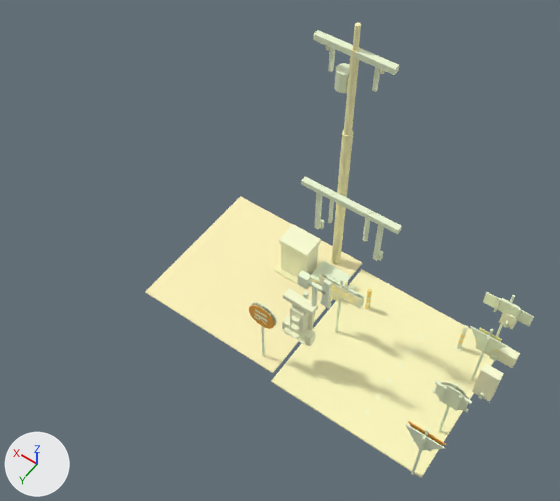
What one commit did to the glTF model exports/gltf/scene_night_retroreflection.glb.
Camera for both pictures: a camera (50 mm lens) standing at (-3.28, 9.04, 16.24) and looking at (2.8, 0.52, 2.86). Every picture has the same lights, and +X, +Y and +Z are marked at lower left. The older version comes first.

In view in the first picture: 'base', 'base.001', 'beam', 'body', 'crossarm', 'hood', 'housing.001', 'shaft_lower', 'shaft_upper' and 52 more.
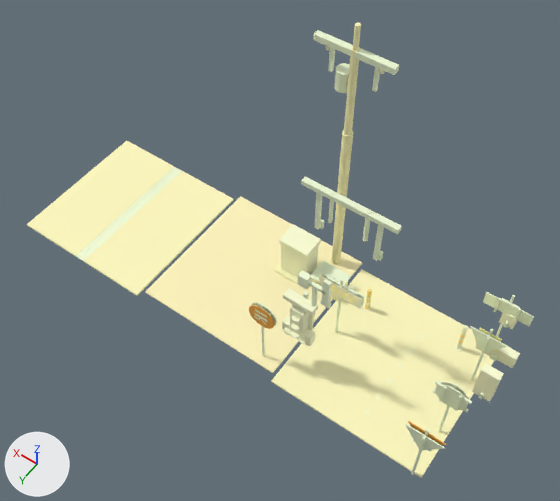
What differs and where, as boxes (x1, y1, x2, y2) in the pictures (560 x 501 px):
'deck_left', added (beige): after (84, 171, 233, 296)
'deck_right', added (beige): after (27, 141, 174, 257)
'joint_plate_right', added: after (74, 167, 178, 258)
'joint_plate_left', added: after (81, 169, 182, 261)
'joint_gap', added: after (79, 169, 179, 259)

The change, as a diff of the scene's bpy script:
```diff
--- a/exports/gltf/scene_night_retroreflection.glb.py
+++ b/exports/gltf/scene_night_retroreflection.glb.py
@@ me_joint_plate_right @@
+me_joint_plate_right.from_pydata(...)  # a box spanning x 8.23..8.41, y -2.0..2.0, z 0.02..0.04
+me_joint_plate_right.materials.append(mat_mat_metal_galvanized)  # pale green #f3ffda
@@ me_joint_gap @@
+me_joint_gap.from_pydata([(8.16, -2.0, 0.02), (8.24, -2.0, 0.02), (8.24, -2.0, 0.03), (8.16, -2.0, 0.03), (8.24, 2.0, 0.02), (8.16, 2.0, 0.02), (8.16, 2.0, 0.03), (8.24, 2.0, 0.03)], [], [(0, 1, 2), (0, 2, 3), (4, 5, 6), (4, 6, 7), (5, 0, 3), (5, 3, 6), (1, 4, 7), (1, 7, 2), (3, 2, 7), (3, 7, 6), (5, 4, 1), (5, 1, 0)])
+me_joint_gap.materials.append(mat_mat_sign_black)  # beige #fdffd4
@@ me_joint_plate_left @@
+me_joint_plate_left.from_pydata(...)  # a box spanning x 7.99..8.17, y -2.0..2.0, z 0.02..0.04
+me_joint_plate_left.materials.append(mat_mat_metal_galvanized)  # pale green #f3ffda
@@ me_deck_right @@
+me_deck_right.from_pydata(...)  # a box spanning x 8.34..10.2, y -2.0..2.0, z 0.0..0.05
+me_deck_right.materials.append(mat_mat_concrete)  # beige #fffabf
@@ me_deck_left @@
+me_deck_left.from_pydata(...)  # a box spanning x 6.2..8.06, y -2.0..2.0, z 0.0..0.05
+me_deck_left.materials.append(mat_mat_concrete)  # beige #fffabf
@@ ob_joint_plate_right @@
+ob_joint_plate_right = bpy.data.objects.new('joint_plate_right', me_joint_plate_right)
+ob_joint_plate_right.location = (0.0, 0.0, 0.0)
@@ ob_joint_gap @@
+ob_joint_gap = bpy.data.objects.new('joint_gap', me_joint_gap)
+ob_joint_gap.location = (0.0, 0.0, 0.0)
@@ ob_joint_plate_left @@
+ob_joint_plate_left = bpy.data.objects.new('joint_plate_left', me_joint_plate_left)
+ob_joint_plate_left.location = (0.0, 0.0, 0.0)
@@ ob_deck_right @@
+ob_deck_right = bpy.data.objects.new('deck_right', me_deck_right)
+ob_deck_right.location = (0.0, 0.0, 0.0)
@@ ob_deck_left @@
+ob_deck_left = bpy.data.objects.new('deck_left', me_deck_left)
+ob_deck_left.location = (0.0, 0.0, 0.0)
```
